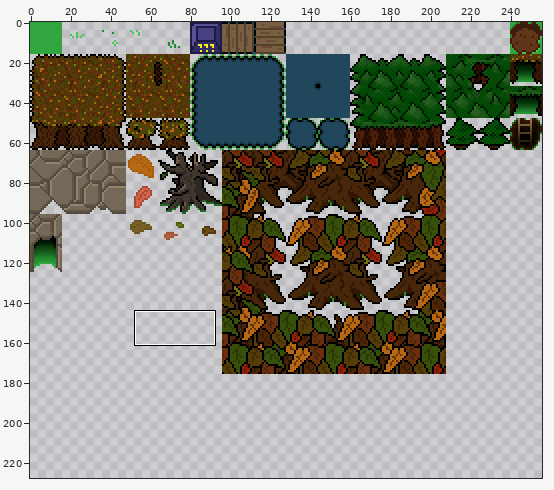
A sprite sheet gets an edit: src/data/image/1.png. The first picture is a wide view before the edit; the outline marks the close-up.
Close-up. As it was:
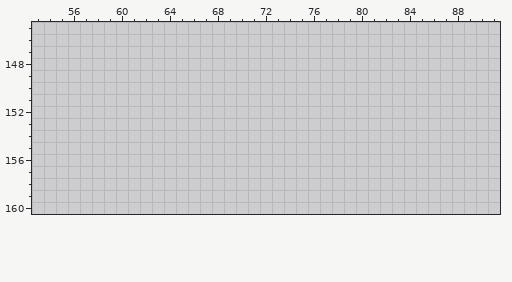
The file is 256x256 pixels. Colours within 5 levels of each other are drawn and written as one. Shown: x 53..91, y 145..160. The wide view leaves out empty margins. The commit also changed other parts of the picture, which this record leaves out.
After the commit:
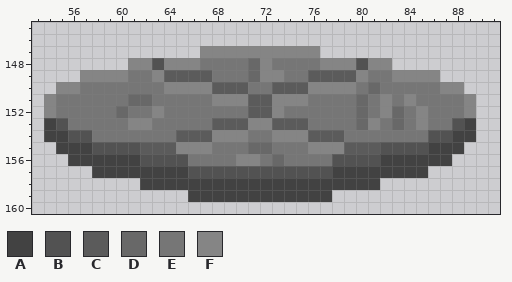
Palette (. is transparent): A #424242  B #525252  C #5b5b5b  D #686868  E #767676  F #858585
Changes in this commit:
y 147: x 67..76 .......... -> FFFFFFFFFF
y 148: x 61..82 ...................... -> FFBFFFEEEEDFEEEEFFFBFF
y 149: x 57..86 .............................. -> FFFFEEFCCCCEEEDFFEECCCCFEEFFFF
y 150: x 55..88 .................................. -> FFEEEEEEEFFFFCCCEECCCFFFFEDEEEEEFF
y 151: x 54..89 .................................... -> FEEEEEEDDEEEEEFFFCCFFFEEEEDEFEFEEEEF
y 152: x 54..89 .................................... -> FEEEEEDEEFEEEEEEECCFEEEEEEDEFDEFEEEF
y 153: x 54..89 .................................... -> ABEEEEEFFEEEEECCCFFCCCEEEEDFEDEFEEBA
y 154: x 54..89 .................................... -> AABBEEEEEEECCCFFFEEFFFCCCEEEEEEEBBAA
y 155: x 55..88 .................................. -> AAABBBBCCCFFFEEEDDEEEFFFCCCBBBBAAA
y 156: x 56..87 ................................ -> AAAAAABBBBEEEEFFEDEEEEBBBBAAAAAA
y 157: x 58..85 ............................ -> AAAAAAAABBBBBBBBBBBBAAAAAAAA
y 158: x 62..81 .................... -> AAAAAAAAAAAAAAAAAAAA
y 159: x 66..77 ............ -> AAAAAAAAAAAA
Changed places in both close-ups, as pixel boxes (x1, y1, x2, y2):
added: (44, 46, 476, 202)
